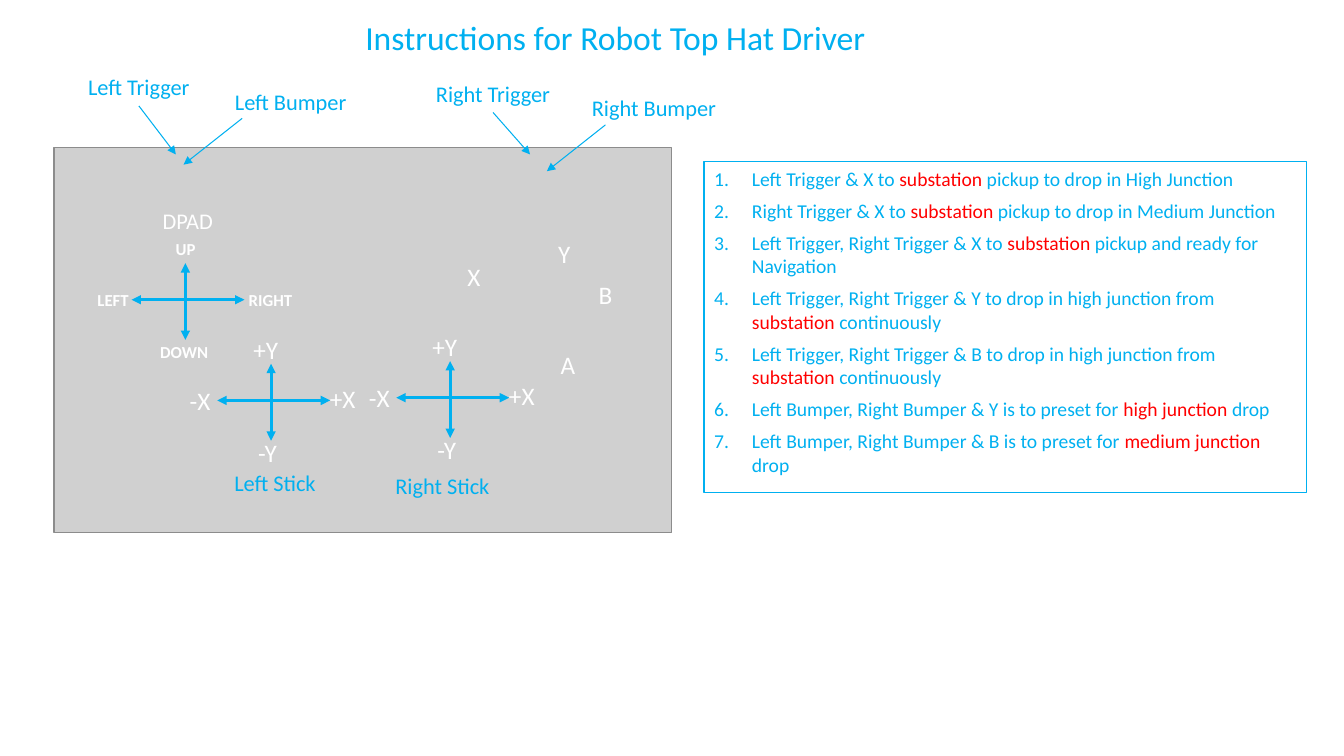
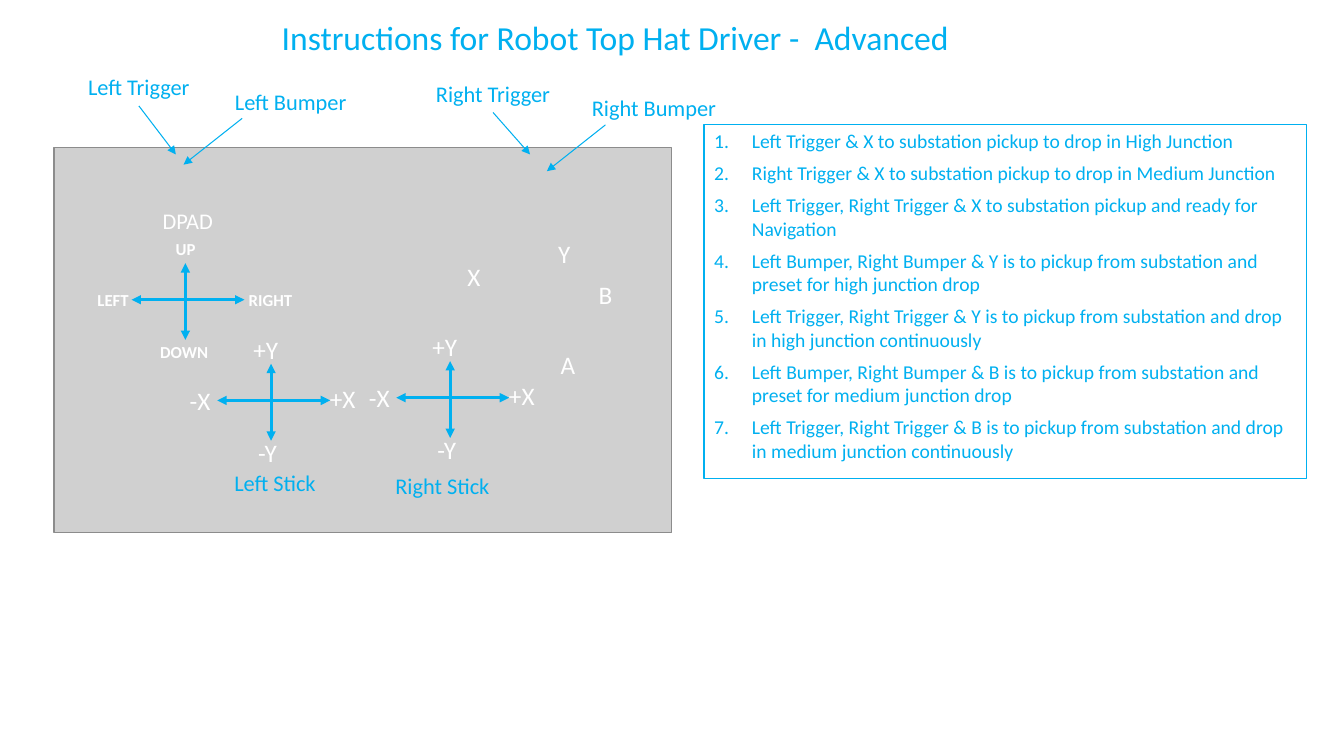
Before and after one commit to SaiabhiramA/ATRoadRunnerV8, a slide deck: slide 3 of ProgrammingDocs/Gamepad_AT_2022_11292022.pptx. Drawn at 1344x756 pixels with LibreOffice and Linux fonts; fonts in the diff are those of the drawing; grey boxes stand for pictures. Boxes give left, top, right and bottom in pixels: in the first picture for what was removed or moved away, otherwise in the second. Text is boxed around its words. In the diff, an @@ line names an element or a change of style, - is before the commit and + after.

Commit message:
Fixed most of the drift issues
All basic & some advanced gamepad controller keys are working. Few are still yet to tested and fix reminder of the issues to make the robot ready for field testing

```diff
--- a/ProgrammingDocs/Gamepad_AT_2022_11292022.pptx
+++ b/ProgrammingDocs/Gamepad_AT_2022_11292022.pptx
@@ text in ellipse at (282,26,949,56): text changed @@
-Instructions for Robot Top Hat Driver
+Instructions for Robot Top Hat Driver - Advanced
@@ rectangle "Left Trigger & X to ...": place and size @@
-rectangle "Left Trigger & X to ..." at (704,162,1307,493)
+rectangle "Left Trigger & X to ..." at (704,124,1307,479)
@@ text in rectangle at (752,134,1275,240): text colour #FF0000 to #00B0F0 in "substation", "substation", "substation" @@
@@ text in rectangle at (752,254,1283,462): text changed @@
-4. Left Trigger, Right Trigger & Y to drop in high junction from substation continuously
-5. Left Trigger, Right Trigger & B to drop in high junction from substation continuously
-6. Left Bumper, Right Bumper & Y is to preset for high junction drop
-7. Left Bumper, Right Bumper & B is to preset for medium junction drop
+4. Left Bumper, Right Bumper & Y is to pickup from substation and preset for high junction drop
+5. Left Trigger, Right Trigger & Y is to pickup from substation and drop in high junction continuously
+6. Left Bumper, Right Bumper & B is to pickup from substation and preset for medium junction drop
+7. Left Trigger, Right Trigger & B is to pickup from substation and drop in medium junction continuously
```
Also in this commit, not shown: 2 other slides changed, 3 other files.
